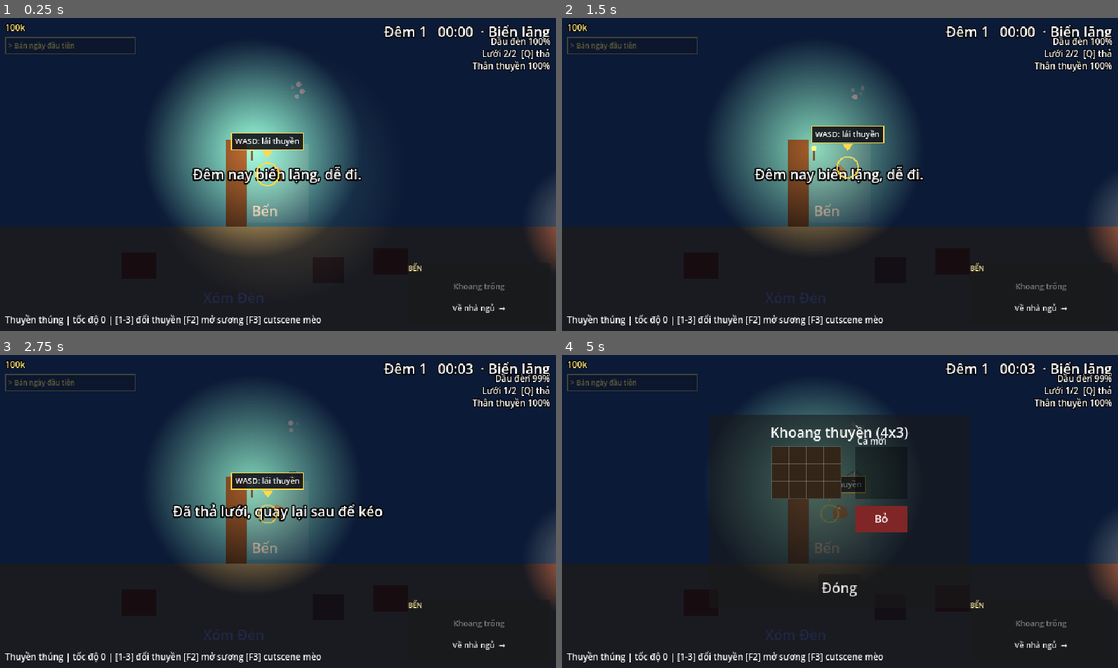
Above: before the commit, frames 1-4 (two rows, left to right).
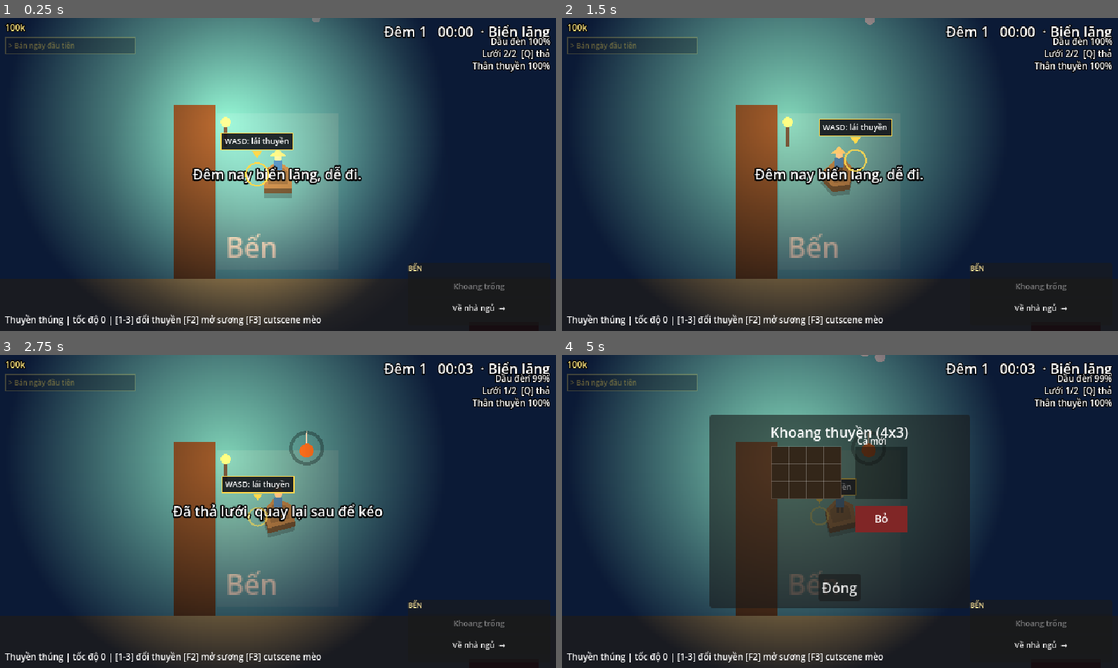
Above: after the commit, the same moments.

Repository: Th1nh2411/tide-then-table
Game: Godot game, scene res://scenes/sea/sea_scene.tscn
Same seed, same stepped clock (60 frames per second), same inputs: the game is played once before the commit and once after it. This scene is started directly instead of the project's main scene.
Inputs (mouse positions are in pixels of both pictures, inside the frame that each line leads up to):
- Up to frame 1 (0.25 s): no input
- Up to frame 2 (1.5 s): tap Enter at 0.5 s; move the mouse to (962, 158) at 0.52 s; hold D (turn_right) 0.53-1.25 s; hold Space (cast) 0.53-1.25 s; click (962, 158) at 0.67 s; drag from (728, 190) to (856, 89) at 1.27 s
- Up to frame 3 (2.75 s): move the mouse to (333, 442) at 2.02 s; hold D (turn_right) from 2.03 s (still down); hold Q (drop_net) from 2.03 s (still down)
- Up to frame 4 (5 s): release D (turn_right) at 2.75 s; release Q (drop_net) at 2.75 s; drag from (812, 574) to (856, 480) at 2.77 s; move the mouse to (1006, 558) at 3.52 s; hold A (turn_left) 3.53-4.25 s; hold Tab (open_hold) 3.53-4.25 s; drag from (840, 489) to (756, 433) at 4.27 s

The runs differ from the first frame. In frame 1, 58% of the frame differs, in the area x 6-100%, y 0-99%; in frame 2, 56%; in frame 3, 56%; in frame 4, 43%.

Commit message:
feat(sea): same scale and 3/4 view as the restaurant (camera x2, Rin in a nón lá standing on a 3/4 hull, upright cat); smaller lamp radius for the closer view

Diff:
--- a/scenes/sea/boat.gd
+++ b/scenes/sea/boat.gd
@@ -40,6 +40,8 @@
 ## Extra angular velocity from spin drift, in degrees/second.
 var _spin: float = 0.0
 var _cat_time: float = 0.0
+## Hull side height (world px) in the 3/4 view.
+@export var hull_depth: float = 3.0
 ## The restaurant cat rides along at the stern once adopted.
 @onready var _has_cat: bool = PetCat.is_present()
 
@@ -116,38 +118,78 @@
 		position += collision.get_normal()
 
 
+## 3/4 view like the restaurant: the deck turns with the boat, the hull's
+## side always shows toward the bottom of the screen (local "down" follows
+## -rotation), and Rin (in a conical hat) and the cat stand upright. The sea
+## camera zooms x2, so Rin is 16x32 on screen like in the restaurant.
 func _draw() -> void:
 	if boat_data == null:
 		return
-	# Hull points toward +X (Godot's rotation 0).
+	# Deck outline; the bow points toward +X (Godot's rotation 0).
 	var half := boat_data.hull_size * 0.5
-	var hull := PackedVector2Array([
+	var deck := PackedVector2Array([
 		Vector2(half.x, 0),
 		Vector2(half.x * 0.3, -half.y),
 		Vector2(-half.x, -half.y),
 		Vector2(-half.x, half.y),
 		Vector2(half.x * 0.3, half.y),
 	])
-	draw_colored_polygon(hull, boat_data.color)
-	# Bow marker so the heading is readable on round hulls.
-	draw_circle(Vector2(half.x * 0.5, 0), 1.5, Color.WHITE)
+	var down := Vector2.DOWN.rotated(-rotation) * hull_depth
+	draw_colored_polygon(_shifted(deck, down * 1.8), Color(0, 0, 0, 0.25))  # shadow on the water
+	var side := boat_data.color.darkened(0.45)
+	for k in deck.size():
+		var a := deck[k]
+		var b := deck[(k + 1) % deck.size()]
+		draw_colored_polygon(PackedVector2Array([a, b, b + down, a + down]), side)
+	draw_colored_polygon(deck, boat_data.color)
+	draw_colored_polygon(_scaled(deck, 0.7), boat_data.color.darkened(0.2))  # inside the hull
+	# Upright figures (undo the boat's rotation around their feet).
 	if _has_cat:
-		_draw_cat(Vector2(-half.x * 0.55, 0))
+		draw_set_transform(Vector2(-half.x * 0.55, half.y * 0.2), -rotation)
+		_draw_cat()
+	draw_set_transform(Vector2(-half.x * 0.1, 0), -rotation)
+	_draw_rin()
+	draw_set_transform(Vector2.ZERO)
 
 
-## The cat curled up at the stern (seen from above), eyes glowing a little
-## (over-bright so they show through the night tint).
-func _draw_cat(at: Vector2) -> void:
+## Rin standing, 8x16 world px (16x32 on screen), in a nón lá.
+func _draw_rin() -> void:
+	draw_rect(Rect2(-2, -4, 1.5, 4), Color(0.25, 0.2, 0.15))  # legs
+	draw_rect(Rect2(0.5, -4, 1.5, 4), Color(0.25, 0.2, 0.15))
+	draw_rect(Rect2(-2.5, -9, 5, 5.5), Color(0.2, 0.45, 0.8))  # shirt
+	draw_circle(Vector2(0, -10.8), 2.2, Color(0.95, 0.8, 0.65))  # head
+	draw_colored_polygon(PackedVector2Array([Vector2(-4.5, -11.5), Vector2(4.5, -11.5), Vector2(0, -15.5)]),
+		Color(0.9, 0.8, 0.5))  # conical hat
+
+
+## The cat sitting up, eyes glowing a little (over-bright so they show
+## through the night tint).
+func _draw_cat() -> void:
 	var fur := Color(0.95, 0.6, 0.25)
-	draw_circle(at, 3.2, fur)
-	draw_circle(at + Vector2(2.6, 0), 2.0, fur)  # head toward the bow
-	draw_line(at + Vector2(-3, 0), at + Vector2(-5, 2.0 * sin(_cat_time * 2.0)), fur, 1.2)  # tail
-	var glow := 0.5 + 0.5 * sin(_cat_time * 0.7)
-	draw_circle(at + Vector2(3.4, -0.8), 0.6, Color(0.6, 3.0, 2.0, 0.5 + 0.5 * glow))
-	draw_circle(at + Vector2(3.4, 0.8), 0.6, Color(0.6, 3.0, 2.0, 0.5 + 0.5 * glow))
+	draw_circle(Vector2(0, -2.2), 2.4, fur)  # body
+	draw_circle(Vector2(0.6, -5.2), 1.7, fur)  # head
+	draw_colored_polygon(PackedVector2Array([Vector2(-0.7, -6.4), Vector2(-0.3, -8), Vector2(0.4, -6.6)]), fur)
+	draw_colored_polygon(PackedVector2Array([Vector2(1.0, -6.6), Vector2(1.7, -8), Vector2(2.1, -6.2)]), fur)
+	draw_line(Vector2(-2, -1), Vector2(-3.5, -3 + sin(_cat_time * 2.0)), fur, 1.0)  # tail
+	var glow := Color(0.6, 3.0, 2.0, 0.6 + 0.4 * sin(_cat_time * 0.7))
+	draw_circle(Vector2(0.1, -5.4), 0.4, glow)
+	draw_circle(Vector2(1.3, -5.4), 0.4, glow)
+
+
+func _shifted(points: PackedVector2Array, offset: Vector2) -> PackedVector2Array:
+	var result := PackedVector2Array()
+	for p in points:
+		result.append(p + offset)
+	return result
+
+
+func _scaled(points: PackedVector2Array, factor: float) -> PackedVector2Array:
+	var result := PackedVector2Array()
+	for p in points:
+		result.append(p * factor)
+	return result
 
 
 func _process(delta: float) -> void:
-	if _has_cat:
-		_cat_time += delta
-		queue_redraw()
+	_cat_time += delta
+	queue_redraw()  # the side face follows the rotation
--- a/scenes/sea/boat.tscn
+++ b/scenes/sea/boat.tscn
@@ -11,4 +11,5 @@
 [node name="CollisionShape2D" type="CollisionShape2D" parent="."]
 
 [node name="Camera2D" type="Camera2D" parent="."]
+zoom = Vector2(2, 2)
 position_smoothing_enabled = true
--- a/scenes/sea/boat_lamp.gd
+++ b/scenes/sea/boat_lamp.gd
@@ -11,8 +11,8 @@
 ## Energy change per second when switching on/off.
 @export var fade_speed: float = 3.0
 ## Light radius in px with a full / empty tank.
-@export var radius_full: float = 150.0
-@export var radius_empty: float = 55.0
+@export var radius_full: float = 100.0
+@export var radius_empty: float = 40.0
 ## Below this oil fraction the lamp starts to sputter.
 @export var sputter_fraction: float = 0.15
 @export var sputter_amount: float = 0.25
Not shown, changed: ASSETS.md
Not shown, changed: CLAUDE.md
Not shown, changed: PLAN.md
